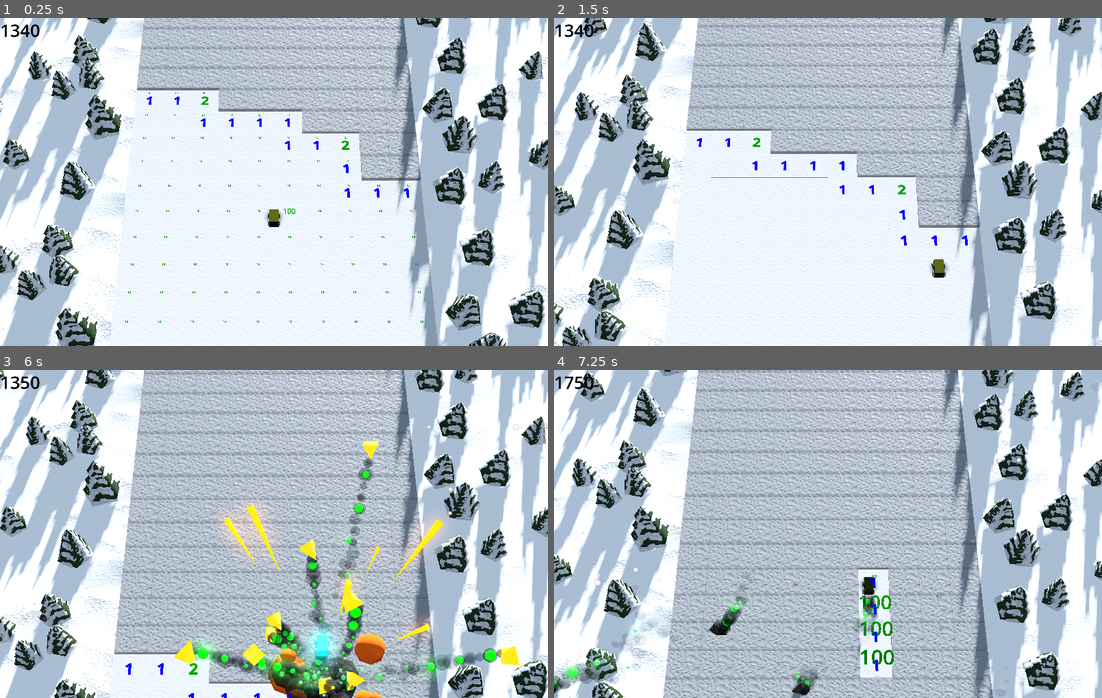
Above: before the commit, frames 1-4 (two rows, left to right).
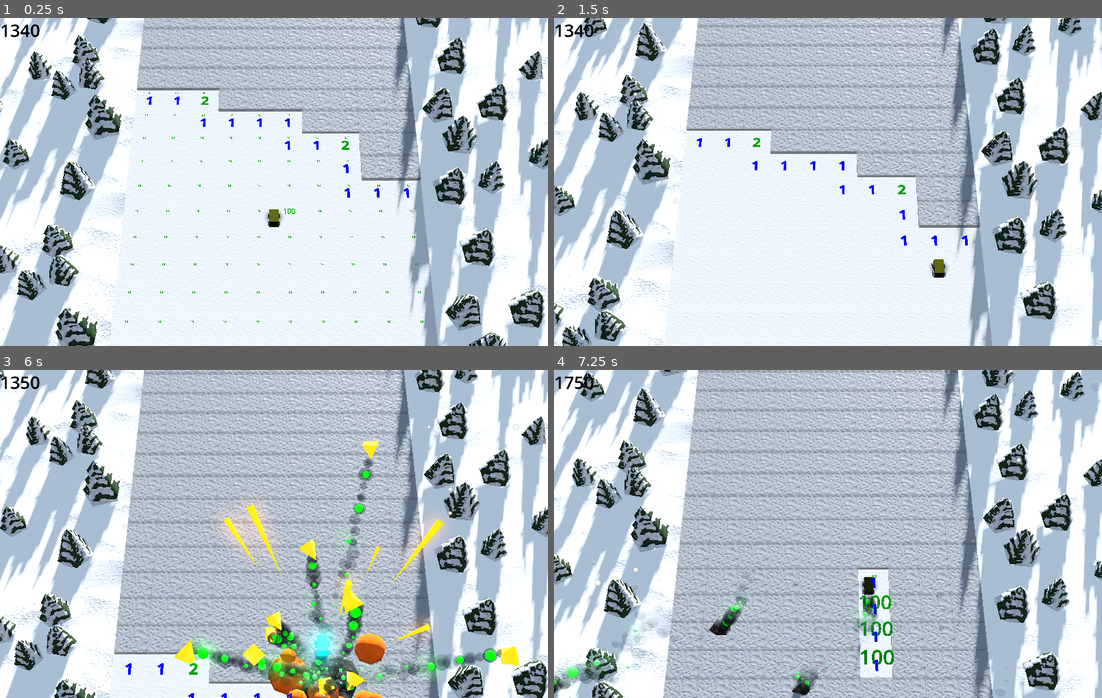
Above: after the commit, the same moments.

Repository: Blubtastic/minesweeper_2
Game: Godot game, scene res://Main.tscn
The game is run twice, just before and just after one commit, with the same random seed, the same clock (stepped at 60 frames per second) and the same inputs.
Inputs (mouse positions are in pixels of both pictures, inside the frame that each line leads up to):
- Up to frame 1 (0.25 s): no input
- Up to frame 2 (1.5 s): tap Enter (ui_accept) at 0.5, 0.77 s; move the mouse to (948, 165) at 0.52 s; hold Right (ui_right) 0.53-1.25 s; tap O at 0.6 s; click (948, 165) at 0.67 s; drag from (718, 198) to (800, 247) at 1.27 s
- Up to frame 3 (6 s): move the mouse to (328, 461) at 2.02 s; hold Right (ui_right) 2.03-2.75 s; tap Shift at 2.1, 5.1 s; drag from (246, 599) to (109, 484) at 2.77 s; move the mouse to (438, 583) at 3.52 s; hold Left (ui_left) 3.53-4.25 s; tap O at 3.6 s; tap Enter (ui_accept) at 3.77 s; drag from (109, 484) to (191, 452) at 4.27 s; move the mouse to (301, 534) at 5.02 s; hold Down (ui_down) 5.03-5.75 s; click (301, 534) at 5.17 s; drag from (191, 452) to (164, 550) at 5.77 s
- Up to frame 4 (7.25 s): move the mouse to (948, 517) at 6.52 s; hold Up (ui_up) from 6.53 s (still down); tap O at 6.6 s; tap Enter (ui_accept) at 6.77 s

The runs differ from the first frame. In frame 1, less than 0.1% of the frame differs, in the area x 61-62%, y 64-65%; in frame 2, less than 0.1%; in frame 3, 0.6%, in the area x 49-63%, y 88-100%; in frame 4, less than 0.1%.

Commit message:
feat: tire debris particle effect

Diff:
--- /dev/null
+++ b/features/TireDebris/TireDebrisSnow.tscn
@@ -0,0 +1,114 @@
+[gd_scene load_steps=21 format=3 uid="uid://b7wmb8jxswbil"]
+
+[ext_resource type="Script" path="res://features/TireDebris/tire_debris_snow.gd" id="1_y4myt"]
+
+[sub_resource type="Gradient" id="Gradient_e8ae3"]
+colors = PackedColorArray(0.45098, 0.45098, 0.45098, 0.505882, 1, 1, 1, 0.490196)
+
+[sub_resource type="GradientTexture1D" id="GradientTexture1D_7c5ky"]
+gradient = SubResource("Gradient_e8ae3")
+
+[sub_resource type="Curve" id="Curve_u5kui"]
+_data = [Vector2(0, 0), 0.0, 0.0, 0, 0, Vector2(0.0634921, 1), 0.0503872, 0.0503872, 0, 0, Vector2(0.436508, 1), 0.0, 0.0, 0, 0, Vector2(1, 0), 0.0, 0.0, 0, 0]
+point_count = 4
+
+[sub_resource type="CurveTexture" id="CurveTexture_jcq24"]
+curve = SubResource("Curve_u5kui")
+
+[sub_resource type="ParticleProcessMaterial" id="ParticleProcessMaterial_sd7du"]
+angle_min = 1.07288e-05
+angle_max = 360.0
+direction = Vector3(0, 4, 10)
+spread = 6.0
+initial_velocity_min = 10.0
+initial_velocity_max = 10.0
+scale_min = 0.05
+scale_max = 0.8
+scale_curve = SubResource("CurveTexture_jcq24")
+color_initial_ramp = SubResource("GradientTexture1D_7c5ky")
+
+[sub_resource type="Gradient" id="Gradient_cm4jw"]
+colors = PackedColorArray(0, 0, 0, 1, 0, 0, 0, 1)
+
+[sub_resource type="GradientTexture1D" id="GradientTexture1D_8xl5r"]
+gradient = SubResource("Gradient_cm4jw")
+
+[sub_resource type="Gradient" id="Gradient_ci3r6"]
+colors = PackedColorArray(1, 0, 0, 1, 1, 1, 0, 0)
+
+[sub_resource type="FastNoiseLite" id="FastNoiseLite_plsht"]
+
+[sub_resource type="NoiseTexture2D" id="NoiseTexture2D_16kxs"]
+color_ramp = SubResource("Gradient_ci3r6")
+noise = SubResource("FastNoiseLite_plsht")
+
+[sub_resource type="StandardMaterial3D" id="StandardMaterial3D_8ecrx"]
+transparency = 1
+shading_mode = 0
+vertex_color_use_as_albedo = true
+detail_mask = SubResource("NoiseTexture2D_16kxs")
+detail_albedo = SubResource("GradientTexture1D_8xl5r")
+disable_receive_shadows = true
+billboard_mode = 3
+billboard_keep_scale = true
+particles_anim_h_frames = 1
+particles_anim_v_frames = 1
+particles_anim_loop = false
+
+[sub_resource type="QuadMesh" id="QuadMesh_ht6f2"]
+material = SubResource("StandardMaterial3D_8ecrx")
+size = Vector2(0.05, 0.05)
+
+[sub_resource type="Gradient" id="Gradient_jxi61"]
+colors = PackedColorArray(0.258824, 0.258824, 0.258824, 1, 1, 1, 1, 0)
+
+[sub_resource type="GradientTexture1D" id="GradientTexture1D_ob5ho"]
+gradient = SubResource("Gradient_jxi61")
+
+[sub_resource type="Curve" id="Curve_54070"]
+_data = [Vector2(0, 0), 0.0, 0.0, 0, 0, Vector2(0.115079, 1), 0.0, 0.0, 0, 0, Vector2(0.321429, 1), 0.0, 0.0, 0, 0, Vector2(1, 0), 0.0, 0.0, 0, 0]
+point_count = 4
+
+[sub_resource type="CurveTexture" id="CurveTexture_vcogc"]
+curve = SubResource("Curve_54070")
+
+[sub_resource type="ParticleProcessMaterial" id="ParticleProcessMaterial_yq83o"]
+direction = Vector3(0, 0.4, 1)
+spread = 10.0
+initial_velocity_min = 5.0
+initial_velocity_max = 5.0
+scale_min = 0.5
+scale_max = 1.2
+scale_curve = SubResource("CurveTexture_vcogc")
+color = Color(1, 1, 1, 0.168627)
+color_ramp = SubResource("GradientTexture1D_ob5ho")
+
+[sub_resource type="StandardMaterial3D" id="StandardMaterial3D_lecfs"]
+transparency = 1
+vertex_color_use_as_albedo = true
+disable_receive_shadows = true
+
+[sub_resource type="SphereMesh" id="SphereMesh_5ltna"]
+material = SubResource("StandardMaterial3D_lecfs")
+radius = 0.1
+height = 0.2
+radial_segments = 6
+rings = 3
+
+[node name="TireDebrisSnow" type="Node3D"]
+script = ExtResource("1_y4myt")
+
+[node name="Snow" type="GPUParticles3D" parent="."]
+cast_shadow = 0
+amount = 64
+lifetime = 0.2
+explosiveness = 0.1
+randomness = 1.0
+process_material = SubResource("ParticleProcessMaterial_sd7du")
+draw_pass_1 = SubResource("QuadMesh_ht6f2")
+
+[node name="Smoke" type="GPUParticles3D" parent="."]
+amount = 32
+lifetime = 0.4
+process_material = SubResource("ParticleProcessMaterial_yq83o")
+draw_pass_1 = SubResource("SphereMesh_5ltna")
--- /dev/null
+++ b/features/TireDebris/tire_debris_snow.gd
@@ -0,0 +1,10 @@
+extends Node3D
+@onready var snow: GPUParticles3D = $Snow
+@onready var smoke: GPUParticles3D = $Smoke
+
+func emit_debris():
+	snow.emitting = true
+	smoke.emitting = true
+func stop_debris():
+	snow.emitting = false
+	smoke.emitting = false
--- a/shared/player/Player.tscn
+++ b/shared/player/Player.tscn
@@ -6,6 +6,7 @@
 [ext_resource type="PackedScene" uid="uid://drynt1383xlht" path="res://shared/cube/TrailVFX.tscn" id="3_rkr5s"]
 [ext_resource type="PackedScene" uid="uid://dvabslbqfwp0v" path="res://features/Sparks/Sparks.tscn" id="4_j4a84"]
 [ext_resource type="PackedScene" path="res://shared/PlayerShadow.tscn" id="4_vrm5f"]
+[ext_resource type="PackedScene" uid="uid://b7wmb8jxswbil" path="res://features/TireDebris/TireDebrisSnow.tscn" id="5_5hepr"]
 
 [sub_resource type="BoxShape3D" id="BoxShape3D_4to0f"]
 size = Vector3(0.3, 0.258521, 0.5)
@@ -142,6 +143,12 @@
 [node name="Sparks" parent="AlivePlayer" instance=ExtResource("4_j4a84")]
 transform = Transform3D(1, 0, 0, 0, 1, 0, 0, 0, 1, 0, -0.0995955, 0)
 
+[node name="TireDebrisSnowLeft" parent="AlivePlayer" instance=ExtResource("5_5hepr")]
+transform = Transform3D(1, 0, 0, 0, 1, 0, 0, 0, 1, 0.166163, -0.168178, 0.183808)
+
+[node name="TireDebrisSnowRight" parent="AlivePlayer" instance=ExtResource("5_5hepr")]
+transform = Transform3D(1, 0, 0, 0, 1, 0, 0, 0, 1, -0.171288, -0.168178, 0.183808)
+
 [node name="Collision" type="CollisionShape3D" parent="AlivePlayer"]
 shape = SubResource("BoxShape3D_4to0f")
 
--- a/shared/player/player.gd
+++ b/shared/player/player.gd
@@ -18,6 +18,9 @@
 @onready var glow_animation_player: AnimationPlayer = $GlowAnimationPlayer
 @onready var poof: GPUParticles3D = $Poof
 @onready var sparks: GPUParticles3D = $Sparks
+@onready var left_debris: Node3D = $TireDebrisSnowLeft
+@onready var right_debris: Node3D = $TireDebrisSnowRight
+
 
 func _physics_process(delta: float) -> void:
 	var cubes = get_tree().get_nodes_in_group("cubes")
@@ -39,6 +42,7 @@
 	var direction := (transform.basis * Vector3(input_dir.x, 0, input_dir.y)).normalized()
 	if direction:
 		velocity.x = direction.x * SPEED
+		emit_debris() if is_on_floor() else stop_debris()
 		if direction.z > 0:
 			velocity.z = direction.z * BACKWARD_SPEED + Globals.world_speed
 		if direction.z < 0:
@@ -46,6 +50,7 @@
 	else:
 		velocity.x = move_toward(velocity.x, 0, SPEED)
 		velocity.z = move_toward(velocity.z, Globals.world_speed, SPEED)
+		stop_debris()
 	rotation.z = -velocity.x / 30
 	rotation.x = -velocity.z / 30
 
@@ -80,3 +85,11 @@
 		collision_point.y += 0.2
 		collision_point.z = global_position.z
 		player_shadow.global_transform.origin = collision_point
+
+
+func emit_debris():
+	left_debris.emit_debris()
+	right_debris.emit_debris()
+func stop_debris():
+	left_debris.stop_debris()
+	right_debris.stop_debris()
Not shown: 1 places in shared/player/Player.tscn that only renumber resources
